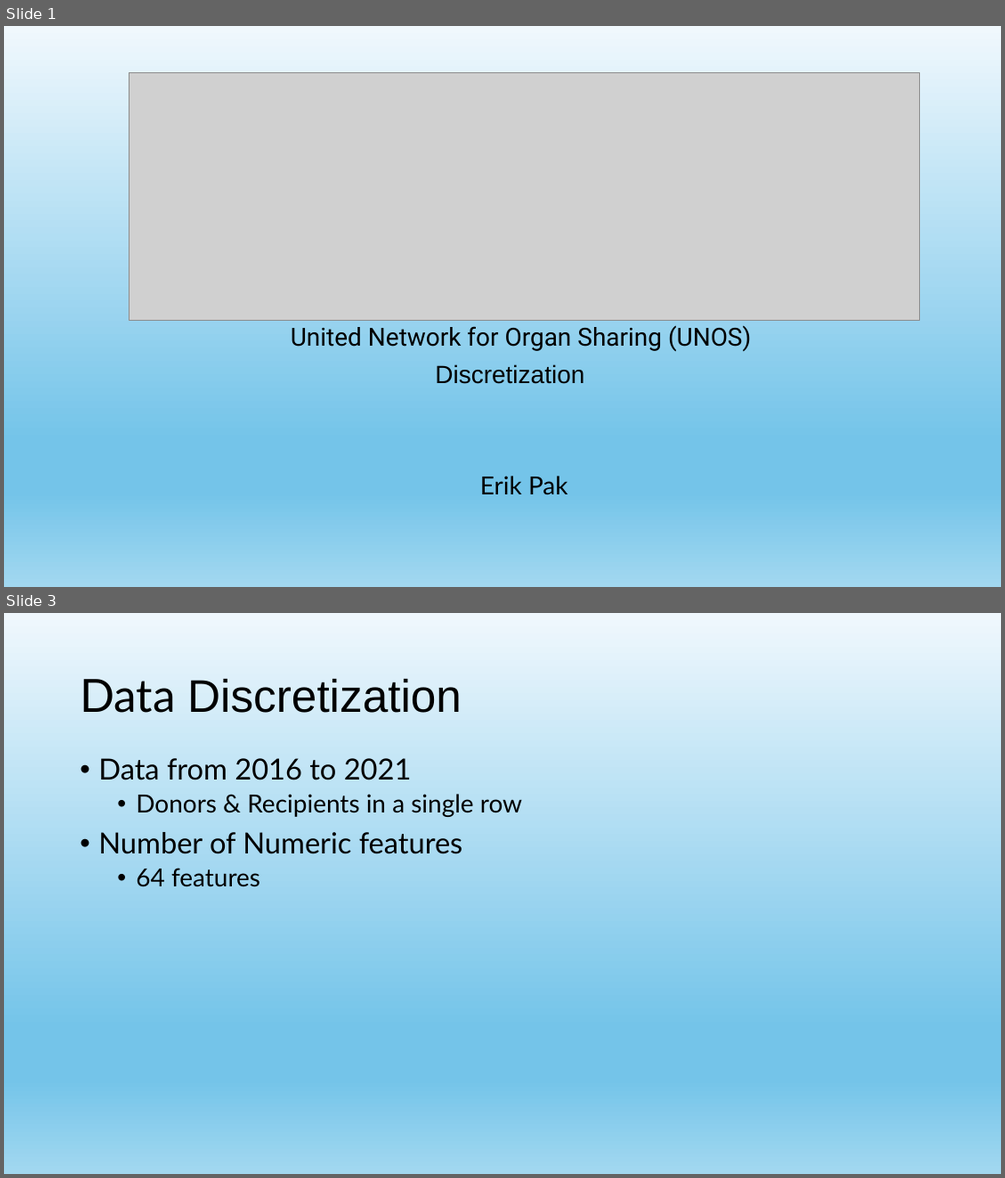
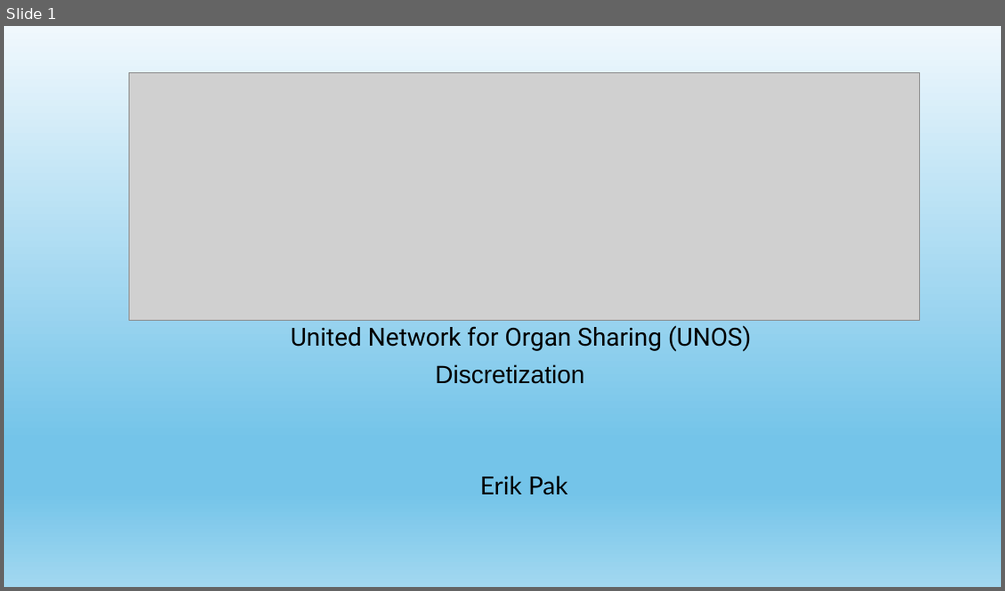
Before and after one commit to Denvirgama/Project, a slide deck: UNOS/UNOS_Discretization.pptx. Shown one above the other, each under a label of ours: slides 1 and 3 before the commit, slide 1 after it; the slides between them are not shown. The pictures are 1005x1178 and 1005x591 pixels, drawn with LibreOffice and Linux fonts; fonts in the diff are those of the drawing; grey boxes stand for pictures. Boxes give left, top, right and bottom in pixels: in the first picture for what was removed or moved away, otherwise in the second. Text is boxed around its words. In the diff, an @@ line names an element or a change of style, - is before the commit and + after.

```diff
--- a/UNOS/UNOS_Discretization.pptx
+++ b/UNOS/UNOS_Discretization.pptx
@@ slide 3 removed at [4, 613, 1001, 1174], background gradient #F0F8FD to #74C4E9 to #A2D8F0 @@
@@ title removed at [80, 678, 461, 713] @@
-Data Discretization
@@ text removed at [98, 758, 522, 887] @@
-• Data from 2016 to 2021
-  • Donors & Recipients in a single row
-• Number of Numeric features
-  • 64 features
```
Also in this commit, not shown: 1 slide changed, 2 slides added, 5 other files.
